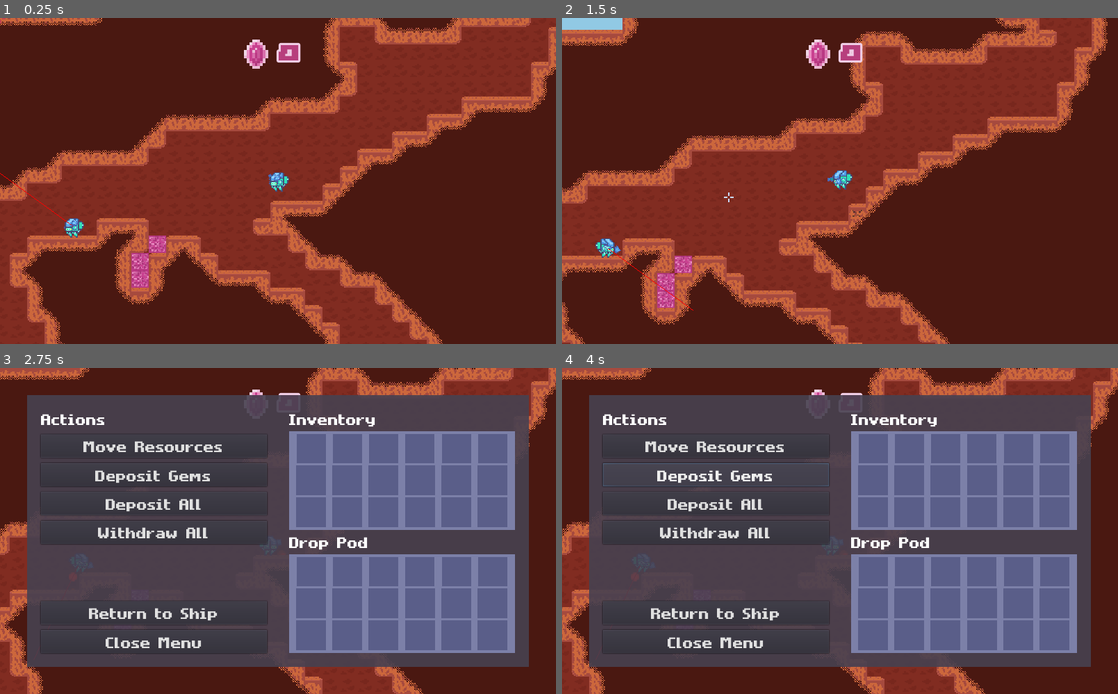
Above: before the commit, frames 1-4 (two rows, left to right).
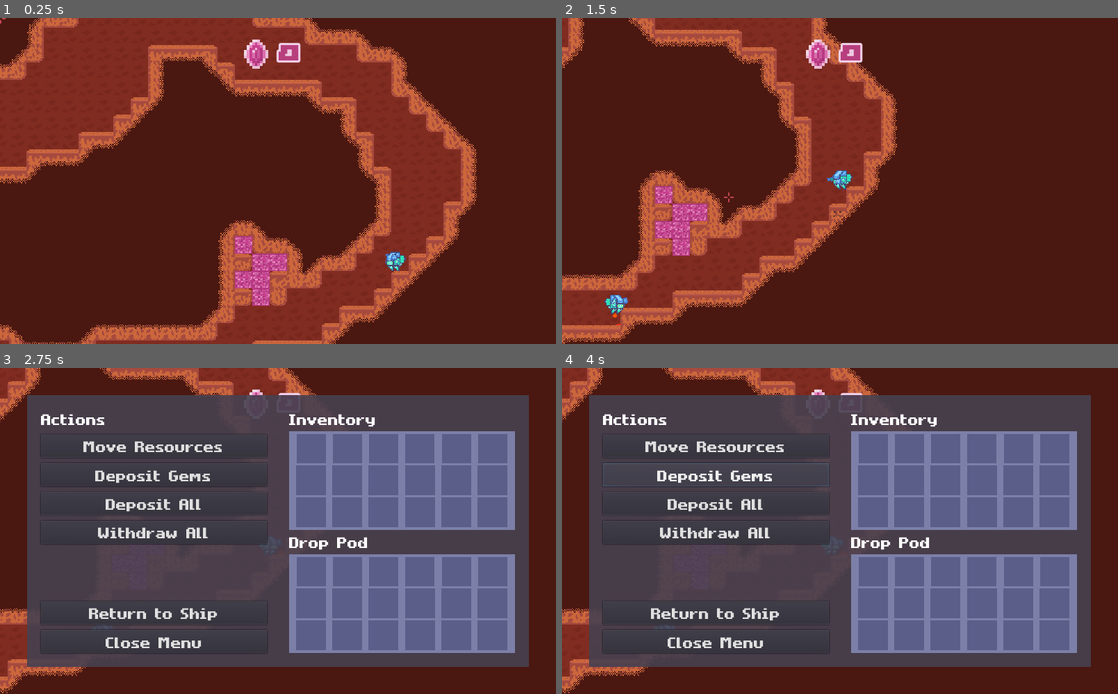
Above: after the commit, the same moments.

Repository: MichaelRRyan/Mecha-Miners
Game: Godot game, scene res://scenes/Gameplay.tscn
Two runs of this game, one before a commit and one after it. Both use one fixed random seed, a clock stepped at 60 frames per second and the inputs below.
Inputs (mouse positions are in pixels of both pictures, inside the frame that each line leads up to):
- Up to frame 1 (0.25 s): no input
- Up to frame 2 (1.5 s): tap Enter at 0.5 s; move the mouse to (962, 164) at 0.52 s; press the mouse at (962, 164) at 0.53 s; hold D (move_right) 0.53-1.28 s; tap W (jump) at 0.77 s; move the mouse to (728, 197) at 1.27 s; release the mouse at (728, 197) at 1.28 s; hold A (move_left) from 1.28 s (still down); right-click (728, 197) at 1.35 s
- Up to frame 3 (2.75 s): tap W (jump) at 1.52 s; move the mouse to (333, 459) at 2.02 s; release A (move_left) at 2.03 s; hold D (move_right) from 2.03 s (still down); hold E (interact) from 2.03 s (still down)
- Up to frame 4 (4 s): release D (move_right) at 2.75 s; release E (interact) at 2.75 s; click "Move Resources" at 2.75 s; click "Deposit Gems" at 3.5 s

The runs differ from the first frame. In frame 1, 68% of the frame differs, in the area x 0-100%, y 0-100%; in frame 2, 47%; in frame 3, 10%; in frame 4, 10%.

Commit message:
Added mineral item pickup and fixed pathfinding on cell destruction

Diff:
--- a/project.godot
+++ b/project.godot
@@ -14,7 +14,7 @@
 "language": "GDScript",
 "path": "res://scripts/ai/AIBrain.gd"
 }, {
-"base": "Node",
+"base": "Node2D",
 "class": "Behaviour",
 "language": "GDScript",
 "path": "res://scripts/ai/behaviours/Behaviour.gd"
--- a/scenes/AIController.tscn
+++ b/scenes/AIController.tscn
@@ -1,10 +1,22 @@
-[gd_scene load_steps=3 format=2]
+[gd_scene load_steps=5 format=2]
 
 [ext_resource path="res://scripts/ai/AIController.gd" type="Script" id=1]
-[ext_resource path="res://scripts/ai/MineralSensor.gd" type="Script" id=2]
+[ext_resource path="res://scripts/ai/sensors/MineralSensor.gd" type="Script" id=2]
+[ext_resource path="res://scripts/ai/sensors/ItemSensor.gd" type="Script" id=3]
+
+[sub_resource type="CircleShape2D" id=1]
+radius = 100.0
 
 [node name="AIController" type="Node2D"]
 script = ExtResource( 1 )
 
 [node name="MineralSensor" type="Node2D" parent="."]
 script = ExtResource( 2 )
+
+[node name="ItemSensor" type="Area2D" parent="."]
+script = ExtResource( 3 )
+
+[node name="CollisionShape2D" type="CollisionShape2D" parent="ItemSensor"]
+shape = SubResource( 1 )
+
+[connection signal="body_entered" from="ItemSensor" to="ItemSensor" method="_on_ItemSensor_body_entered"]
--- a/scenes/CrystalShard.tscn
+++ b/scenes/CrystalShard.tscn
@@ -112,7 +112,7 @@
 hue_variation = 0.1
 hue_variation_random = 0.5
 
-[node name="CrystalShard" type="KinematicBody2D"]
+[node name="CrystalShard" type="KinematicBody2D" groups=["mineral"]]
 collision_layer = 8
 script = ExtResource( 2 )
 
--- a/scenes/Gameplay.tscn
+++ b/scenes/Gameplay.tscn
@@ -19,10 +19,10 @@
 script = ExtResource( 7 )
 
 [node name="SpawnPoint" type="Node2D" parent="PlayerManager"]
-position = Vector2( 199.695, 311.79 )
+position = Vector2( 499.556, 992.147 )
 
 [node name="Player" parent="PlayerManager" instance=ExtResource( 1 )]
-position = Vector2( 197.906, 326.012 )
+position = Vector2( 102.152, 736.746 )
 is_human = true
 
 [node name="Camera2D" type="Camera2D" parent="PlayerManager/Player"]
@@ -32,7 +32,7 @@
 smoothing_enabled = true
 
 [node name="Player2" parent="PlayerManager" instance=ExtResource( 1 )]
-position = Vector2( 10.9602, 353.907 )
+position = Vector2( 298.852, 1094.74 )
 
 [node name="AIController" parent="PlayerManager/Player2" instance=ExtResource( 8 )]
 
--- a/scripts/Terrain.gd
+++ b/scripts/Terrain.gd
@@ -145,6 +145,11 @@
 	damaged_tiles.erase(tile_position)
 	$DamageIndicators.set_cellv(tile_position, -1)
 
+	var new_point = _pathfinding.get_available_point_id()
+	var centred_pos = map_to_world_centred(tile_position)
+	_pathfinding.add_point(new_point, centred_pos)
+	_update_pathfinding_connections(tile_position, new_point)
+
 
 # -----------------------------------------------------------------------------
 func spawn_crystals(_position, amount):
@@ -162,17 +167,29 @@
 
 			if get_cell(x, y) == TileType.Empty:
 				var new_point = _pathfinding.get_available_point_id()
-				_pathfinding.add_point(new_point, Vector2(x * cell_size.x, y * cell_size.y))
+				_pathfinding.add_point(new_point, map_to_world_centred(Vector2(x, y)))
 
 				if get_cell(x - 1, y) == TileType.Empty:
-					var other_point = _pathfinding.get_closest_point(Vector2((x - 1)  * cell_size.x, y * cell_size.y))
+					var other_point = _pathfinding.get_closest_point(map_to_world_centred(Vector2(x - 1, y)))
 					if other_point != new_point:
 						_pathfinding.connect_points(other_point, new_point)
 
 				if get_cell(x, y - 1) == TileType.Empty:
-					var other_point = _pathfinding.get_closest_point(Vector2(x * cell_size.x, (y - 1)  * cell_size.y))
+					var other_point = _pathfinding.get_closest_point(map_to_world_centred(Vector2(x, y - 1)))
 					if other_point != new_point:
 						_pathfinding.connect_points(other_point, new_point)
 
 
 # -----------------------------------------------------------------------------
+func _update_pathfinding_connections(cell_position : Vector2, new_point_id : int) -> void:
+	var dir = Vector2.RIGHT
+
+	for _i in range(4):
+		var next_cell = cell_position + dir
+
+		if get_cellv(next_cell) == TileType.Empty or get_cellv(next_cell) == TileType.Background:
+			var other_point = _pathfinding.get_closest_point(map_to_world_centred(next_cell))
+			if other_point != new_point_id:
+				_pathfinding.connect_points(other_point, new_point_id)
+
+		dir = Vector2(-dir.y, dir.x)
--- a/scripts/ai/AIBrain.gd
+++ b/scripts/ai/AIBrain.gd
@@ -5,19 +5,19 @@
 
 
 #-------------------------------------------------------------------------------
-func set_target(new_target : Vector2) -> void:
+func set_target(_new_target : Vector2) -> void:
 	assert(false)
 
 
 #-------------------------------------------------------------------------------
 func get_target() -> Vector2:
+	assert(false)
 	return Vector2.ZERO
-	assert(false)
 
 
 #-------------------------------------------------------------------------------
 # Adds a behaviour to the top of the stack (becomes the current behaviour).
-func add_behaviour(new_behaviour) -> void:
+func add_behaviour(_new_behaviour) -> void:
 	assert(false)
 
 
@@ -29,7 +29,7 @@
 
 #-------------------------------------------------------------------------------
 # Switches the current running behaviour with another, removing the original.
-func change_behaviour(new_behaviour) -> void:
+func change_behaviour(_new_behaviour) -> void:
 	assert(false)
 
 
--- a/scripts/ai/behaviours/Behaviour.gd
+++ b/scripts/ai/behaviours/Behaviour.gd
@@ -1,12 +1,7 @@
 class_name Behaviour
-extends Node
+extends Node2D
 
 var _brain : AIBrain = null setget set_brain
-
-
-#-------------------------------------------------------------------------------
-func set_brain(brain) -> void:
-	_brain = brain
 
 
 #-------------------------------------------------------------------------------
@@ -15,3 +10,8 @@
 
 
 #-------------------------------------------------------------------------------
+func set_brain(brain : AIBrain) -> void:
+	_brain = brain
+
+
+#-------------------------------------------------------------------------------
--- a/scripts/ai/behaviours/DestroyCellBehaviour.gd
+++ b/scripts/ai/behaviours/DestroyCellBehaviour.gd
@@ -12,12 +12,17 @@
 
 
 #-------------------------------------------------------------------------------
-func _init(target_cell):
+func get_class() -> String:
+	return "DestroyCellBehaviour"
+
+
+#-------------------------------------------------------------------------------
+func _init(target_cell : Vector2) -> void:
 	_target_cell = target_cell
 
 
 #-------------------------------------------------------------------------------
-func _ready():
+func _ready() -> void:
 	var terrain_container = get_tree().get_nodes_in_group("terrain")
 	if not terrain_container.empty():
 		_terrain = terrain_container.front()
@@ -33,7 +38,7 @@
 
 
 #-------------------------------------------------------------------------------
-func _process(_delta):
+func _process(_delta : float) -> void:
 	_mech_arms.equipped1.activate()
 	_mech_arms.equipped2.activate()
 
@@ -45,8 +50,3 @@
 
 
 #-------------------------------------------------------------------------------
-func get_class() -> String:
-	return "DestroyCellBehaviour"
-
-
-#-------------------------------------------------------------------------------
--- a/scripts/ai/behaviours/HarvestMineralsBehaviour.gd
+++ b/scripts/ai/behaviours/HarvestMineralsBehaviour.gd
@@ -2,12 +2,23 @@
 extends Behaviour
 
 var _terrain : Terrain = null
-var _spotted_minerals = []
+var _spotted_mineral_cells = []
+var _spotted_mineral_items = []
 
 
 #-------------------------------------------------------------------------------
-func _init(mineral_cell : Vector2) -> void:
-	_spotted_minerals.append(mineral_cell)
+func get_class() -> String:
+	return "HarvestMineralsBehaviour"
+
+
+#-------------------------------------------------------------------------------
+func add_spotted_mineral_cell(mineral_cell : Vector2) -> void:
+	_spotted_mineral_cells.append(mineral_cell)
+
+
+#-------------------------------------------------------------------------------
+func add_spotted_mineral_item(mineral_item : Node2D) -> void:
+	_spotted_mineral_items.append(mineral_item)
 
 
 #-------------------------------------------------------------------------------
@@ -16,30 +27,47 @@
 	if not terrain_container.empty():
 		_terrain = terrain_container.front()
 
-	var sensor : Node2D = _brain.find_node("MineralSensor")
-	if sensor:
-		var _v = sensor.connect("mineral_found", self, "_on_MineralSensor_mineral_found")
+	var mineral_sensor : Node2D = _brain.find_node("MineralSensor")
+	if mineral_sensor:
+		var _v = mineral_sensor.connect("mineral_found", self, "_on_MineralSensor_mineral_found")
+
+	var item_sensor : Node2D = _brain.find_node("ItemSensor")
+	if item_sensor:
+		var _v = item_sensor.connect("mineral_found", self, "_on_ItemSensor_mineral_found")
 
 
 #-------------------------------------------------------------------------------
 func _on_MineralSensor_mineral_found(mineral_position : Vector2) -> void:
-	_spotted_minerals.append(mineral_position)
+	_spotted_mineral_cells.append(mineral_position)
+
+
+#-------------------------------------------------------------------------------
+func _on_ItemSensor_mineral_found(mineral_object : Node2D) -> void:
+	_spotted_mineral_items.append(mineral_object)
 
 
 #-------------------------------------------------------------------------------
 func _process(_delta : float) -> void:
 	var mineral_found = false
 
-	for mineral in _spotted_minerals:
-		# Checks the cell is still a mineral.
-		if _terrain.is_mineral(mineral):
-			_brain.set_target(_terrain.map_to_world_centred(mineral))
-			var pursue : PursueBehaviour = PursueBehaviour.new()
-			var _r = pursue.connect("target_reached", self, "_on_PursueBehaviour_target_reached")
-			_brain.add_behaviour(pursue)
+	# Checks for spotted mineral items to collect.
+	for mineral_item in _spotted_mineral_items:
+		# Checks the item still exists.
+		if mineral_item != null and is_instance_valid(mineral_item):
+			_pursue(mineral_item.global_position)
 			mineral_found = true
 			break
 
+	# If no items found, checks for spotted mineral tiles.
+	if not mineral_found:
+		for mineral_cell in _spotted_mineral_cells:
+			# Checks the cell is still a mineral.
+			if _terrain.is_mineral(mineral_cell):
+				_pursue(_terrain.map_to_world_centred(mineral_cell))
+				mineral_found = true
+				break
+
+	# If no mineral tiles or items could be found, return from behaviour.
 	if not mineral_found:
 		_brain.pop_behaviour()
 
@@ -47,12 +75,13 @@
 #-------------------------------------------------------------------------------
 func _on_PursueBehaviour_target_reached() -> void:
 	var target_cell = _terrain.world_to_map(_brain.subject.get_target())
-	_brain.add_behaviour(DestroyCellBehaviour.new(target_cell))
+	if _terrain.is_mineral(target_cell):
+		_brain.add_behaviour(DestroyCellBehaviour.new(target_cell))
 
 
 #-------------------------------------------------------------------------------
-func get_class() -> String:
-	return "HarvestMineralsBehaviour"
-
-
-#-------------------------------------------------------------------------------
+func _pursue(pos : Vector2) -> void:
+	_brain.set_target(pos)
+	var pursue : PursueBehaviour = PursueBehaviour.new()
+	var _r = pursue.connect("target_reached", self, "_on_PursueBehaviour_target_reached")
+	_brain.add_behaviour(pursue)
--- a/scripts/ai/behaviours/IdleBehaviour.gd
+++ b/scripts/ai/behaviours/IdleBehaviour.gd
@@ -1,18 +1,5 @@
 class_name IdleBehaviour
 extends Behaviour
-
-
-#---------------------------------------------------------------------------
-func _ready():
-	var sensor : Node2D = _brain.find_node("MineralSensor")
-	if sensor:
-		var _v = sensor.connect("mineral_found", self, "_on_MineralSensor_mineral_found")
-
-
-#-------------------------------------------------------------------------------
-func _on_MineralSensor_mineral_found(mineral_cell):
-	if get_parent() != null:
-		_brain.change_behaviour(HarvestMineralsBehaviour.new(mineral_cell))
 
 
 #---------------------------------------------------------------------------
@@ -20,4 +7,31 @@
 	return "IdleBehaviour"
 
 
+#---------------------------------------------------------------------------
+func _ready() -> void:
+	var mineral_sensor : Node2D = _brain.find_node("MineralSensor")
+	if mineral_sensor:
+		var _v = mineral_sensor.connect("mineral_found", self, "_on_MineralSensor_mineral_found")
+
+	var item_sensor : Node2D = _brain.find_node("ItemSensor")
+	if item_sensor:
+		var _v = item_sensor.connect("mineral_found", self, "_on_ItemSensor_mineral_found")
+
+
 #-------------------------------------------------------------------------------
+func _on_MineralSensor_mineral_found(mineral_cell : Vector2) -> void:
+	if get_parent() != null:
+		var behaviour = HarvestMineralsBehaviour.new()
+		behaviour.add_spotted_mineral_cell(mineral_cell)
+		_brain.change_behaviour(behaviour)
+
+
+#-------------------------------------------------------------------------------
+func _on_ItemSensor_mineral_found(mineral_item : Node2D) -> void:
+	if get_parent() != null:
+		var behaviour = HarvestMineralsBehaviour.new()
+		behaviour.add_spotted_mineral_item(mineral_item)
+		_brain.change_behaviour(behaviour)
+
+
+#-------------------------------------------------------------------------------
--- a/scripts/ai/behaviours/PursueBehaviour.gd
+++ b/scripts/ai/behaviours/PursueBehaviour.gd
@@ -3,6 +3,8 @@
 
 signal target_reached()
 
+
+const _IDEAL_DISTANCE_SQUARED = 4.0 * 4.0
 
 var _pathfinding : AStar2D = null
 
@@ -13,7 +15,12 @@
 
 
 #-------------------------------------------------------------------------------
-func _ready():
+func get_class() -> String:
+	return "PursueBehaviour"
+
+
+#-------------------------------------------------------------------------------
+func _ready() -> void:
 	var terrain_container = get_tree().get_nodes_in_group("terrain")
 	if not terrain_container.empty():
 		var terrain = terrain_container.front()
@@ -29,8 +36,11 @@
 	if target != _last_target:
 		_last_target = target
 
+		var my_pos = _brain.subject.position
 		var subject_point = _pathfinding.get_closest_point(_brain.subject.position)
+		var cell_centre = _pathfinding.get_point_position(subject_point)
 		var target_point = _pathfinding.get_closest_point(target)
+		var target_cell_centre = _pathfinding.get_point_position(target_point)
 		_path = _pathfinding.get_id_path(subject_point, target_point)
 
 	if _path and _path.size() > 1:
@@ -38,25 +48,39 @@
 		var next_pos = _pathfinding.get_point_position(_path[1])
 		var dist_squared = (next_pos - _brain.subject.position).length_squared()
 
-		if dist_squared < _cell_size_squared:
+		if _path.size() == 2:
+			if dist_squared < _cell_size_squared * 0.1:
+				_path.remove(0)
+
+		elif dist_squared < _cell_size_squared:
 			_path.remove(0)
 
 		if _path.size() > 1:
 			next_pos = _pathfinding.get_point_position(_path[1])
-
-			_brain.subject.direction = sign(next_pos.x - _brain.subject.position.x)
-
-			if next_pos.y < _brain.subject.position.y:
-				_brain.subject.thrust_jetpack(delta)
+			_move_towards(next_pos, delta)
 	else:
 		_brain.subject.direction = 0.0
 		_brain.pop_behaviour()
 		emit_signal("target_reached")
+	update()
 
 
 #-------------------------------------------------------------------------------
-func get_class() -> String:
-	return "PursueBehaviour"
+func _move_towards(pos : Vector2, delta : float) -> void:
+	_brain.subject.direction = sign(pos.x - _brain.subject.position.x)
+
+	if pos.y < _brain.subject.position.y:
+		_brain.subject.thrust_jetpack(delta)
 
 
 #-------------------------------------------------------------------------------
+#func _draw():
+#	for node in _path:
+#		var dist = _pathfinding.get_point_position(node) - _brain.subject.position
+#		draw_circle(dist, 2, Color.red)
+#
+#	var dist = _brain.subject.get_target() - _brain.subject.position
+#	draw_circle(dist, 2, Color.red)
+
+
+#-------------------------------------------------------------------------------
--- /dev/null
+++ b/scripts/ai/sensors/ItemSensor.gd
@@ -0,0 +1,8 @@
+extends Area2D
+
+signal mineral_found(mineral_object)
+
+
+func _on_ItemSensor_body_entered(body):
+	if body.is_in_group("mineral"):
+		emit_signal("mineral_found", body)
--- a/scripts/ai/MineralSensor.gd
+++ b/scripts/ai/sensors/MineralSensor.gd
@@ -10,12 +10,14 @@
 var _scan_segment = 8.0
 
 
+#-------------------------------------------------------------------------------
 func _ready():
 	var terrain_container = get_tree().get_nodes_in_group("terrain")
 	if not terrain_container.empty():
 		_terrain = terrain_container.front()
 
 
+#-------------------------------------------------------------------------------
 func _process(delta):
 	_scan_direction = _scan_direction.rotated(_scan_rotation * delta)
 
@@ -29,5 +31,9 @@
 	update()
 
 
-func _draw():
-	draw_line(Vector2.ZERO, _scan_direction * _scan_distance, Color.red, 1.0)
+#-------------------------------------------------------------------------------
+#func _draw():
+#	draw_line(Vector2.ZERO, _scan_direction * _scan_distance, Color.red, 1.0)
+
+
+#-------------------------------------------------------------------------------
